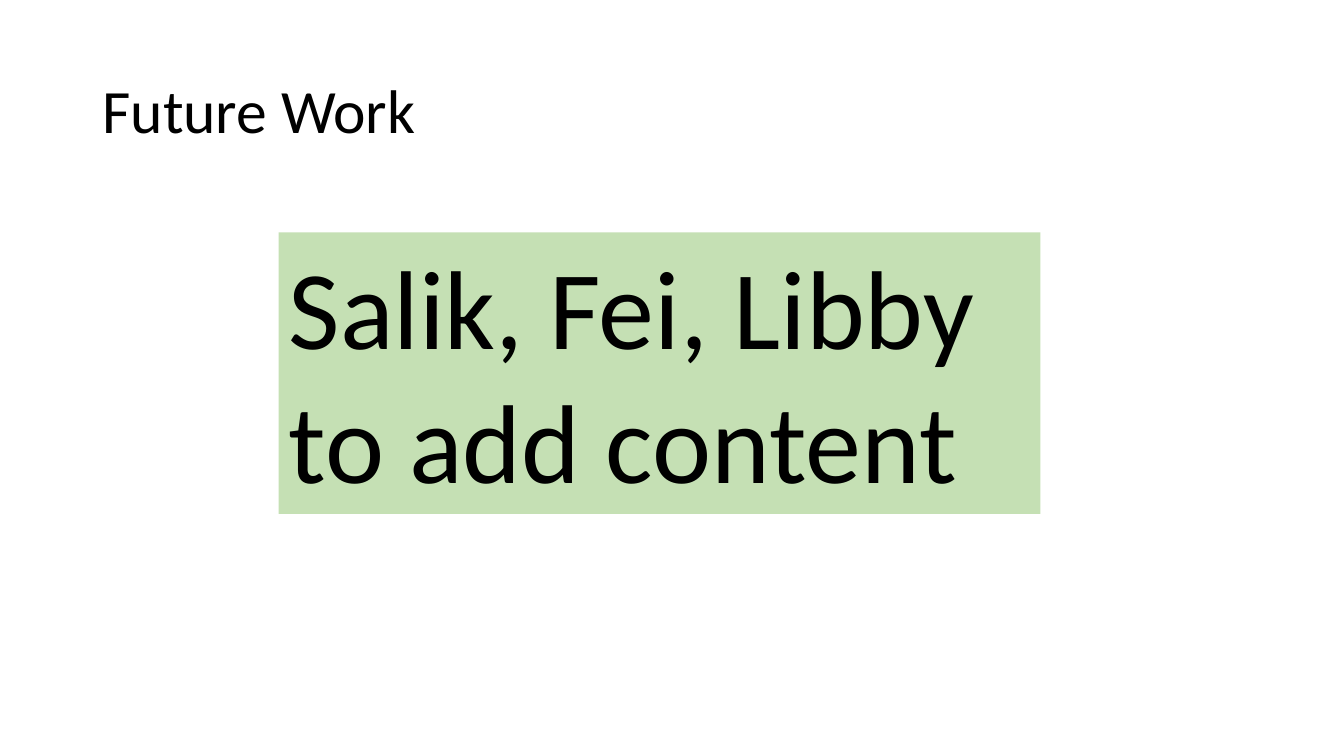
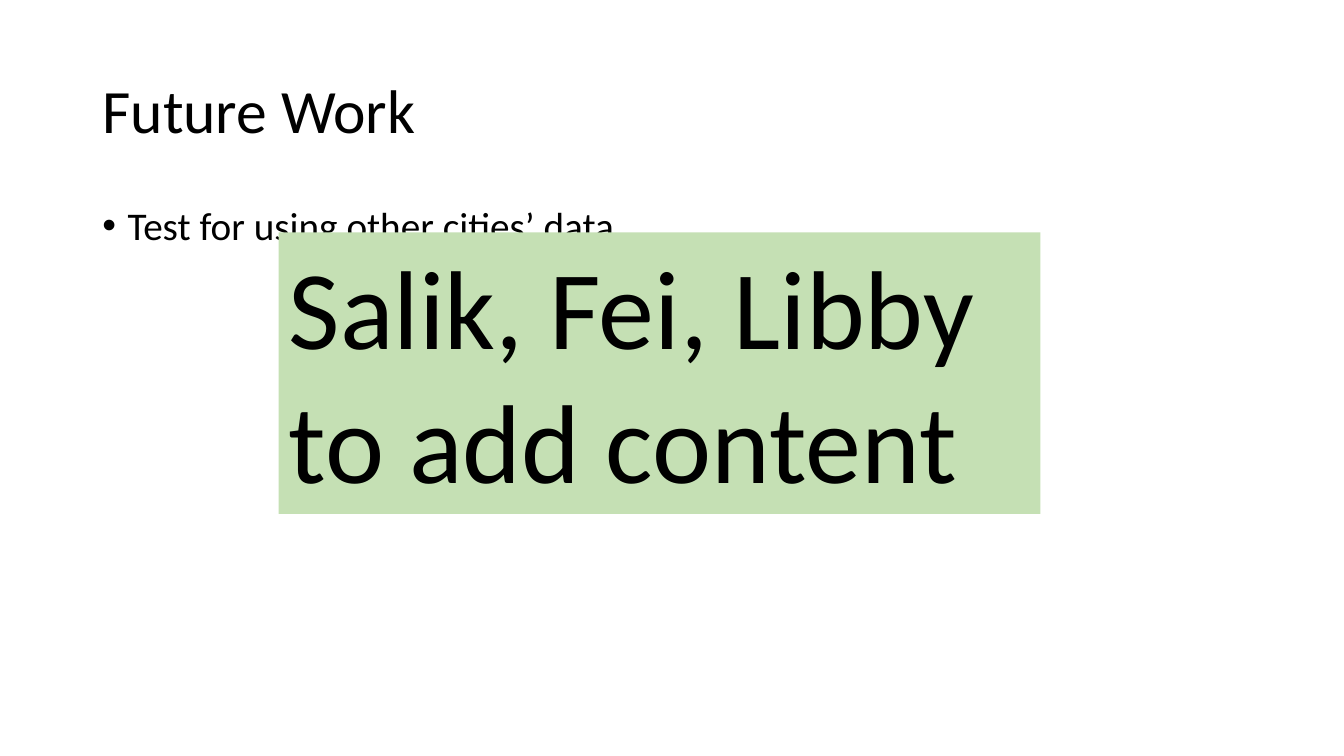
Before and after one commit to gdc3000/wa_collisions, a slide deck: slide 17 of doc/wa_collisions_final_presentation.pptx (slide 15 before the commit). Drawn at 1344x756 pixels with LibreOffice and Linux fonts; fonts in the diff are those of the drawing. Boxes give left, top, right and bottom in pixels: in the first picture for what was removed or moved away, otherwise in the second. Text is boxed around its words. In the diff, an @@ line names an element or a change of style, - is before the commit and + after.

```diff
--- a/doc/wa_collisions_final_presentation.pptx
+++ b/doc/wa_collisions_final_presentation.pptx
@@ text added at [128,207,614,250], 28 pt, text #000000 @@
+• Test for using other cities’ data
```
Also in this commit, not shown: 1 other slide changed, 3 slides added, 1 slide removed, 3 other files.
